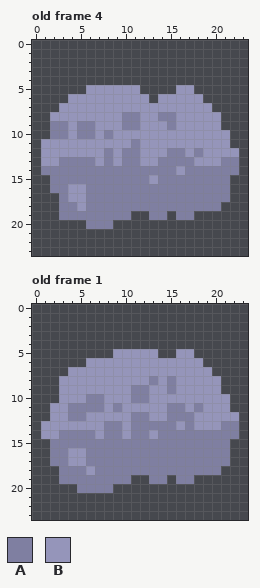
Two versions of one pixel-art file, cloud titan/sprites/prop/plants/bush/bush_0_ilde_1.ase. The picture above was drawn from the file before the commit.
24x24 pixels, 4 frames. Shown: old frame 4, old frame 1. The commit also changed other frames, which this record leaves out.
Palette (. is transparent): A #7f7fa1  B #9595ba
Pixels before, old frame 4, first column x 1:
 5 .....BBBBBB....BB.....
 6 ...BBBBBBBBB.BBBBB....
 7 ..BBBBBBBBBBBBBBBBB...
 8 .BBBBBBBBAABBAABBBBB..
 9 .AABAABBBAABBBABBBBB..
10 .AABAABABBBBBBBBBBBBB.
11 BBBBBBBBBBABBBBBBBBBB.
12 BBBBBBBABAABBBAABABBBB
13 BBAAAABABAABBAAAABBBAA
14 AAAAAAAAAAAAAAABAAAAAA
15 .AAAAAAAAAAABAAAAAAAA.
16 .AABBAAAAAAAAAAAAAAAA.
17 ..ABBAAAAAAAAAAAAAAAA.
18 ..AABAAAAAAAAAAAAAAA..
19 ..AAAAAAAA..AA.AA.....
20 .....AAA..............
Pixels before, old frame 1, first column x 1:
 5 ........BBBBB..BB.....
 6 .....BBBBBBBBBBBBB....
 7 ...BBBBBBBBBBBBBBBB...
 8 ..BBBBBBBBBBABABBBBB..
 9 ..BBBBBBBBAABBABBBBB..
10 ..BBBAABBBAABBBBBBBBB.
11 .BBAAAABABBBBBAABABBB.
12 .BBAABBBBBAABBAAABBBBB
13 BBBBBBBAABAAAAABABBBAA
14 BBAAAABAABAABAAAAAAAAA
15 .AAAAAAAAAAAAAAAAAAAA.
16 .AABBAAAAAAAAAAAAAAAA.
17 .AABBAAAAAAAAAAAAAAAA.
18 ..AAABAAAAAAAAAAAAAA..
19 ..AAAAAAAA..AA.AA.....
20 ....AAAA..............
After:
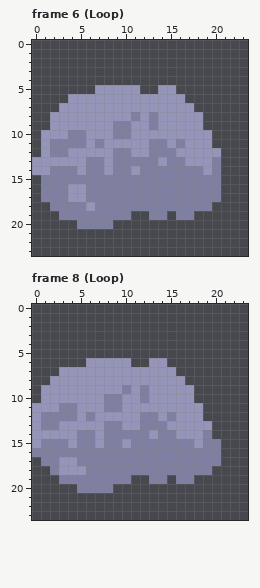
A new or re-ordered frame is compared with the old frame closest to it.
From the commit log: see dawg run/bush_idle_0
The edit:
frames 4 -> 10
Frame 6 (Loop) is new; against old frame 4, layer "Layer 1":
y 5: x 6 B -> .; x 14..17 ..BB -> BB..
y 6: x 13 . -> B; x 17..18 BB -> ..
y 7: x 18..19 BB -> ..
y 8: x 10 A -> B; x 13..15 BAA -> ABB; x 19..20 BB -> ..
y 9: x 2..3 AA -> BB; x 5..6 AA -> BB; x 9 B -> A; x 11 A -> B; x 13 B -> A; x 15 A -> B; x 19..20 BB -> ..
y 10: x 1..4 .AAB -> BBBA; x 6 A -> B; x 8..10 ABB -> BAA; x 20..21 BB -> ..
y 11: x 2..5 BBBB -> AAAA; x 7 B -> A; x 11 A -> B; x 13..14 BB -> AA; x 16 B -> A; x 20..21 BB -> ..
y 12: x 2..3 BB -> AA; x 8..9 AB -> BA; x 11 A -> B; x 13..14 BB -> AA; x 16 A -> B; x 18 A -> B; x 21..22 BB -> ..
y 13: x 0 . -> B; x 3..5 AAA -> BBB; x 7..9 BAB -> ABA; x 12..14 BBA -> AAB; x 17 A -> B; x 20..22 BAA -> A..
y 14: x 0..1 .A -> BB; x 5 A -> B; x 8 A -> B; x 11 A -> B; x 16 B -> A; x 19 A -> B; x 21..22 AA -> ..
y 15: x 1 . -> A; x 13 B -> A; x 21 A -> .
y 16: x 1 . -> A; x 21 A -> .
y 17: x 1..2 .. -> AA; x 21 A -> .
y 18: x 2 . -> A; x 5..6 BA -> AB; x 20 A -> .
y 20: x 5 . -> A
Frame 8 (Loop) is new; against old frame 1, layer "Layer 1":
y 5: x 9..13 BBBBB -> .....; x 16..17 BB -> ..
y 6: x 11..12 BB -> ..; x 15..18 BBBB -> ....
y 7: x 3 . -> B; x 16..19 BBBB -> ....
y 8: x 2 . -> B; x 13 A -> B; x 15 A -> B; x 17..20 BBBB -> ....
y 9: x 1..2 .. -> BB; x 10..11 BA -> AB; x 15 A -> B; x 18..20 BBB -> ...
y 10: x 1..2 .. -> BB; x 6..9 AABB -> BBAA; x 11 A -> B; x 18..21 BBBB -> ....
y 11: x 0..1 .. -> BB; x 3 B -> A; x 5..8 AAAB -> BBBA; x 15..16 AA -> BB; x 18..21 ABBB -> B...
y 12: x 0..3 ..BB -> BAAA; x 5..6 AB -> BA; x 11 A -> B; x 13 B -> A; x 16..17 AA -> BB; x 19..22 BBBB -> ....
y 13: x 0..2 .BB -> BAA; x 11 A -> B; x 15 A -> B; x 17 A -> B; x 20..22 BAA -> ...
y 14: x 0 . -> B; x 3..4 AA -> BB; x 10 B -> A; x 16..18 AAA -> BBB; x 20..22 AAA -> ...
y 15: x 0..1 .. -> BA; x 4 A -> B; x 7 A -> B; x 10 A -> B; x 18 A -> B; x 21 A -> .
y 16: x 0..1 .. -> AA; x 4..5 BB -> AA; x 21 A -> .
y 17: x 1 . -> A; x 3 A -> B; x 5 B -> A; x 21 A -> .
y 18: x 2..6 .AAAB -> ABBBA; x 20 A -> .
Changed places in both pictures, as pixel boxes (x1, y1, x2, y2):
changed: (32, 85, 239, 229)
changed: (32, 349, 239, 475)
